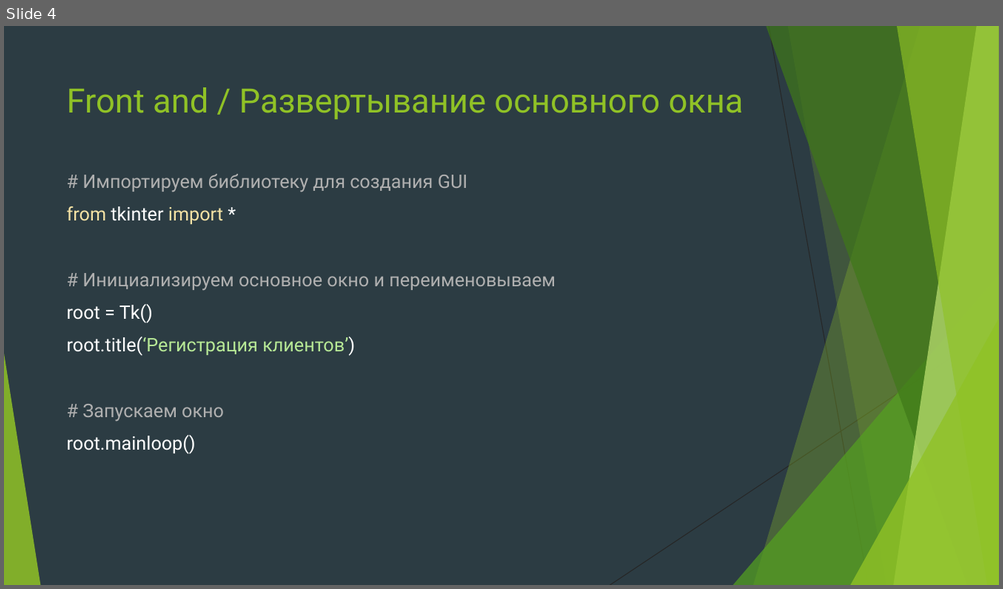
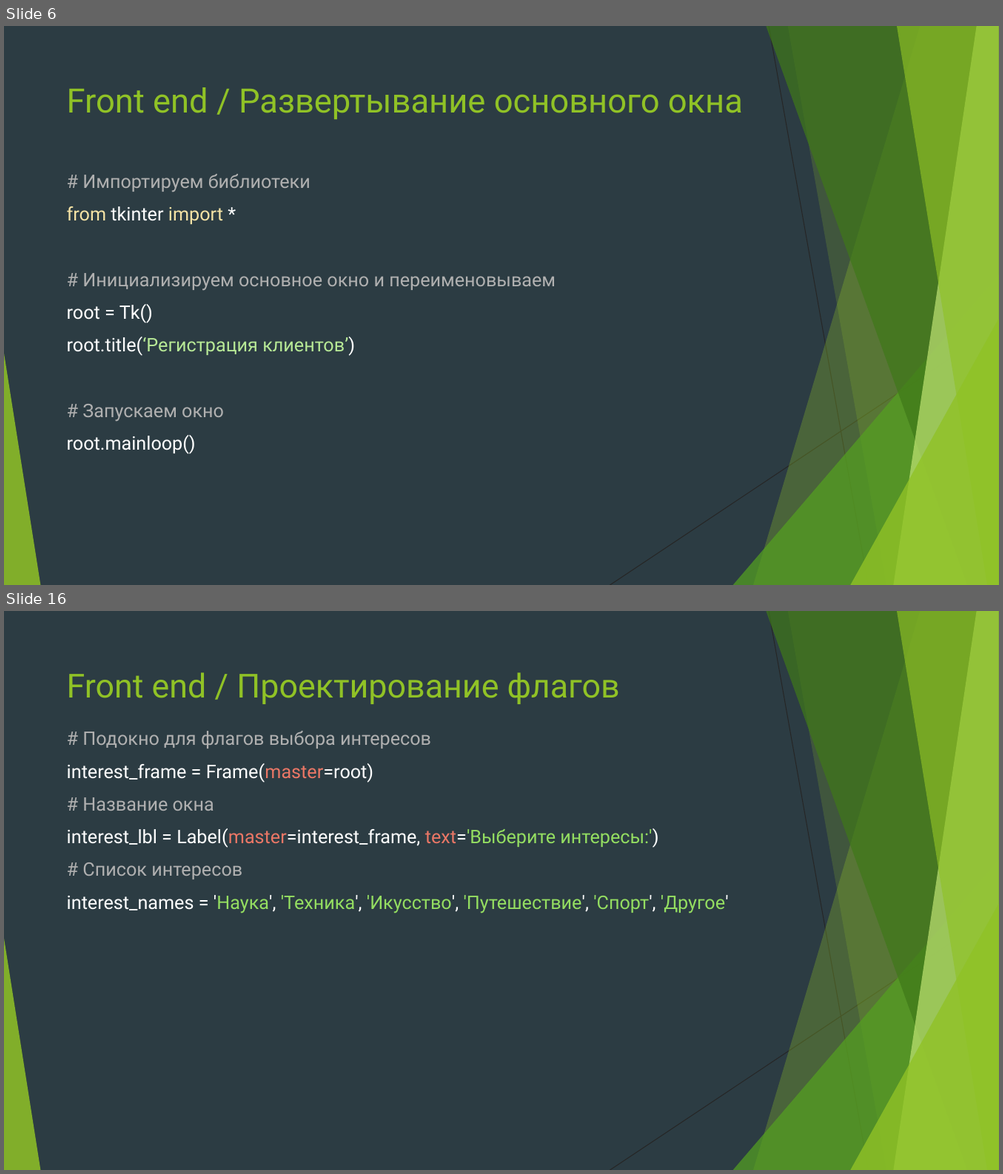
Before and after one commit to Yegor9151/for_corund, a slide deck: course_project_for_korund/ver 1.1/уроки/урок 6.pptx. Shown one above the other, each under a label of ours: slide 4 before the commit, slides 6 and 16 after it; the slides between them are not shown. The pictures are 1003x589 and 1003x1174 pixels, drawn with LibreOffice and Linux fonts; fonts in the diff are those of the drawing. Boxes give left, top, right and bottom in pixels: in the first picture for what was removed or moved away, otherwise in the second. Text is boxed around its words. In the diff, an @@ line names an element or a change of style, - is before the commit and + after.

```diff
--- a/course_project_for_korund/ver 1.1/уроки/урок 6.pptx
+++ b/course_project_for_korund/ver 1.1/уроки/урок 6.pptx
@@ slide 16 added at <box>4,611,999,1170</box>, background #2C3C43; not listed: 10 template elements that a slide beside it also shows @@
@@ title added at <box>67,672,620,704</box>, 32 pt, text #90C226 @@
+Front end / Проектирование флагов
@@ text added at <box>67,731,728,914</box>, 18 pt, text #FFFFFF @@
+# Подокно для флагов выбора интересов
+interest_frame = Frame(master=root)
+# Название окна
+interest_lbl = Label(master=interest_frame, text='Выберите интересы:')
+# Список интересов
+interest_names = 'Наука', 'Техника', 'Икусство', 'Путешествие', 'Спорт', 'Другое'
@@ what was slide 4 is now slide 6 @@
@@ slide 6 changed as well @@
@@ title at <box>67,87,743,119</box>: text changed @@
-Front and / Развертывание основного окна
+Front end / Развертывание основного окна
@@ text at <box>82,174,310,192</box>: text changed @@
-# Импортируем библиотеку для создания GUI
+# Импортируем библиотеки
```
Also in this commit, not shown: 4 other slides changed, 17 other slides added.
